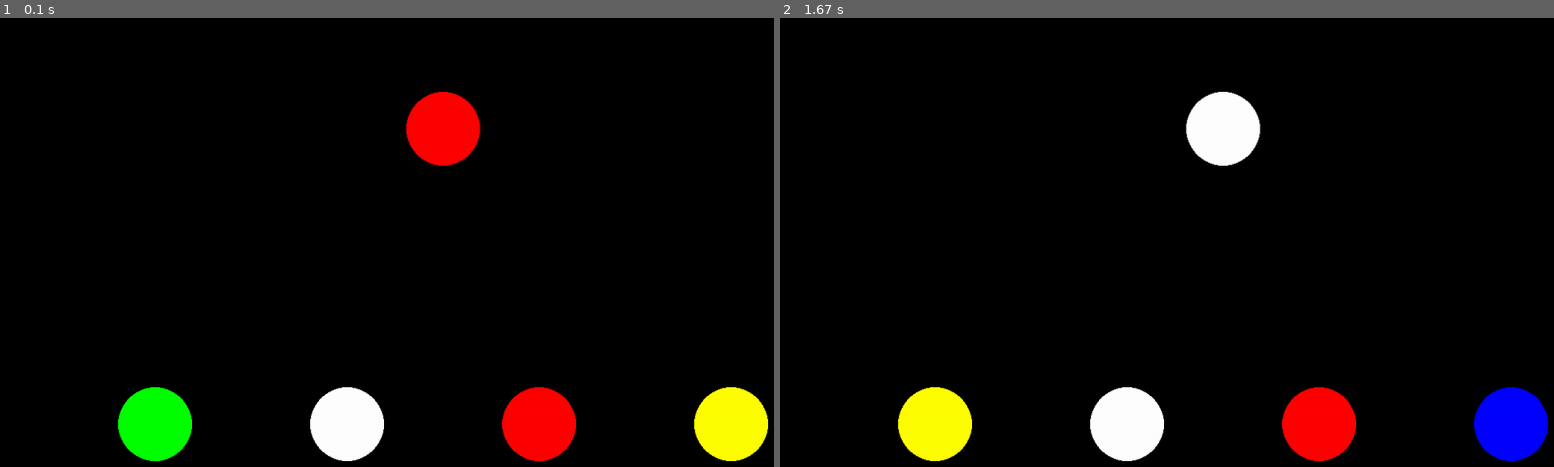
Above: before the commit, frames 1-2 (left to right).
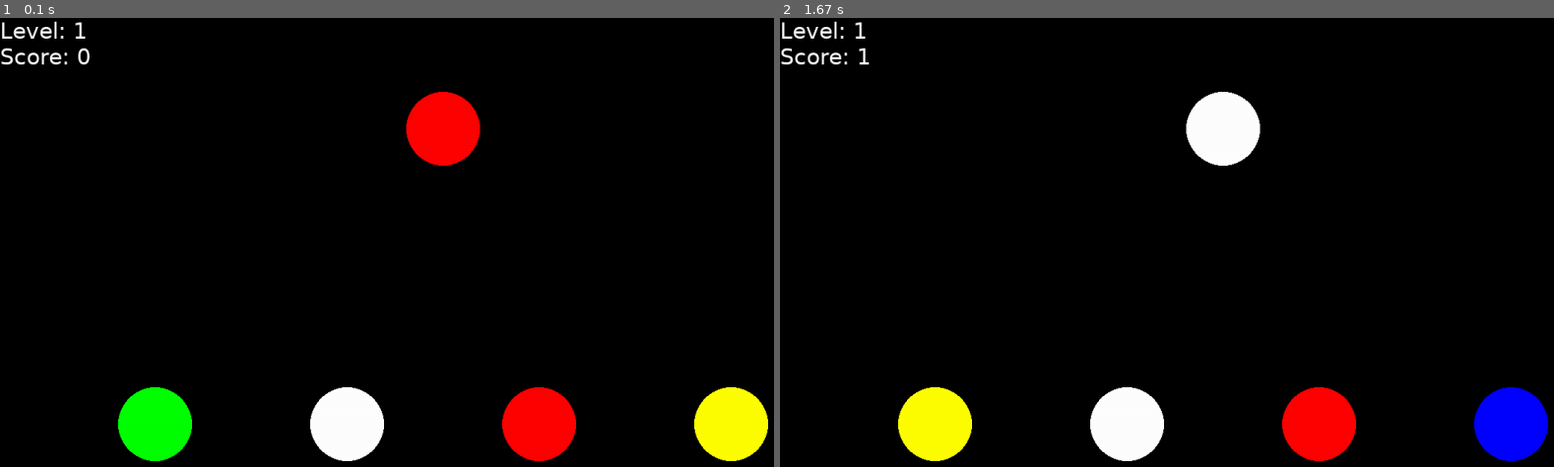
Above: after the commit, the same moments.

Repository: ihouwat/pygame-learning
Game: pygame game, started from 005_same_again/main.py
Same seed, same stepped clock (60 frames per second), same inputs: the game is played once before the commit and once after it.
Inputs (mouse positions are in pixels of both pictures, inside the frame that each line leads up to):
- Up to frame 1 (0.1 s): no input
- Up to frame 2 (1.67 s): click (1321, 422) at 0.38 s

The runs differ from the first frame. In frame 1, 0.3% of the frame differs, in the area x 0-12%, y 0-11%; in frame 2, 0.3%.

Commit message:
add status bar, add items and items_to_match property to Puzzle class

Diff:
--- a/005_same_again/config/prepare.py
+++ b/005_same_again/config/prepare.py
@@ -1,5 +1,4 @@
 import pygame
-
 from engine.event_handler import EventListener
 from engine.renderer import Renderer
 from game import Game
@@ -14,6 +13,7 @@
     SingleItemTypePuzzle,
     SpokenWordPuzzle,
 )
+from game_objects.entities.status_bar import StatusBar
 
 # initialize game
 pygame.init()
@@ -30,6 +30,11 @@
 ]
 
 # initialize levels, game, and, clock
+frames_per_sec = pygame.time.Clock()
 levels = [ Level(puzzle=puzzle, level_number=i+1, max_score=4) for i, puzzle in enumerate(puzzles) ]
-game = Game(renderer=Renderer(), levels=levels, event_listener=EventListener())
-frames_per_sec = pygame.time.Clock()
+game = Game(
+    renderer=Renderer(),
+    event_listener=EventListener(),
+    status_bar=StatusBar(rect=pygame.Rect(0, 0, 800, 50)),
+    levels=levels,
+    )
--- a/005_same_again/config/settings.py
+++ b/005_same_again/config/settings.py
@@ -22,3 +22,8 @@
 
 # Frames per second
 FPS = 30
+
+# Fonts
+FONT_NAME = "Verdana"
+FONT_REGULAR = 60
+FONT_SMALL = 30
--- a/005_same_again/engine/renderer.py
+++ b/005_same_again/engine/renderer.py
@@ -1,6 +1,9 @@
 import pygame
+from config.settings import SCREEN_HEIGHT, SCREEN_WIDTH
+from game_objects.entities.level import Level
+from game_objects.entities.status_bar import StatusBar
 from pygame.sprite import Group, Sprite
-from config.settings import SCREEN_WIDTH, SCREEN_HEIGHT
+
 
 class Renderer:
   """ Handles the rendering of the game."""
@@ -8,10 +11,11 @@
     self.display_surface = pygame.display.set_mode((SCREEN_WIDTH, SCREEN_HEIGHT))
     pygame.display.set_caption("Same Again")
 
-  def update_screen(self, items: Group, target_match: Sprite) -> None:
+  def draw(self, level: Level, status_bar: StatusBar) -> None:
     """ Updates the screen with a new set of items and a target item."""
-    self.arrange_items(items)
-    self.render_screen(items, target_match)
+    self.arrange_items(level.puzzle.items)
+    self.draw_items(level.puzzle.items, level.puzzle.item_to_match)
+    self.draw_status_bar(status_bar, level.score, level.level_number)
 
   def arrange_items(self, items: Group) -> None:
     """ Arranges a group of items on the screen. """
@@ -25,9 +29,14 @@
       item.update_rect(x, y)
       x += item.rect.width + spacing
 
-  def render_screen(self, items: Group, item_to_match: Sprite) -> None:
-    """ Renders the screen with a new set of items and a target item."""
+  def draw_items(self, items: Group, item_to_match: Sprite) -> None:
+    """ Renders the screen with a new set of items, a target item."""
     self.display_surface.fill((0, 0, 0))
     self.display_surface.blit(item_to_match.image, ((SCREEN_WIDTH / 2) - (item_to_match.rect.width / 2), 100))
     for sprite in items:
       self.display_surface.blit(sprite.image, (sprite.rect.x, sprite.rect.y))
+
+  def draw_status_bar(self, status_bar: StatusBar, score: int, level: int) -> None:
+    """ Renders the status bar."""
+    for surface, position in status_bar.update(score, level):
+      self.display_surface.blit(surface, position)
--- a/005_same_again/engine/sprite_handler.py
+++ b/005_same_again/engine/sprite_handler.py
@@ -1,7 +1,7 @@
 import random
 
 import pygame
-from config.types import SpriteOption, ItemConfig
+from config.types import ItemConfig, SpriteOption
 from funcs import load_pygame_image
 from game_objects.entities.item import Item
 from pygame.sprite import Group, Sprite
--- a/005_same_again/game.py
+++ b/005_same_again/game.py
@@ -6,32 +6,34 @@
 from engine.event_handler import EventListener
 from engine.renderer import Renderer
 from engine.sprite_handler import SpriteHandler
-from game_objects.entities.item import Item
 from game_objects.entities.level import Level
 from game_objects.entities.puzzles import Puzzle
+from game_objects.entities.status_bar import StatusBar
 from pygame.sprite import Group, Sprite
 
 
 class Game:
   """ Represents a game of Same Again."""
 
-  def __init__(self, renderer: Renderer, levels: list[Puzzle], event_listener: EventListener):
+  def __init__(self, renderer: Renderer, event_listener: EventListener, status_bar: StatusBar, levels: list[Puzzle]):
+    self.renderer: Renderer = renderer
+    self.event_listener: EventListener = event_listener
+    self.status_bar: StatusBar = status_bar
     self.levels: list[Puzzle] = levels
     self.current_level: Level = self.levels[0]
-    self.items: Group = pygame.sprite.Group()
-    self.item_to_match: Item = pygame.sprite.Sprite()
-    self.renderer: Renderer = renderer
-    self.event_listener: EventListener = event_listener
 
-    self.create_puzzle()
+    self.render_new_puzzle()
 
   def run(self, events: list[pygame.event.Event]) -> None:
     """ Primary method that runs the game."""
     action = self.event_listener.process_events(events)
+    items = self.current_level.puzzle.items
+    item_to_match = self.current_level.puzzle.item_to_match
+
     if action == GameAction.QUIT:
       self.quit()
     if action == GameAction.OBJECT_SELECTED:
-      if(self.match_detected(self.items, self.item_to_match, pygame.mouse.get_pos())):
+      if(self.match_detected(items, item_to_match, pygame.mouse.get_pos())):
         self.process_point_gain()
 
   def match_detected(self, items: Group, item_to_match: Sprite, coordinates) -> bool:
@@ -61,7 +63,7 @@
       else:
         self.level_up()
     else:
-      self.create_puzzle()
+      self.start_new_turn()
 
   def completed_all_levels(self):
     """ Returns True if all levels have been completed, False otherwise."""
@@ -71,19 +73,23 @@
     """ Levels up the game."""
     print('level up')
     # level_number is 1 based, so just pass it in to get the right level from the list
+    self.start_new_turn()
     self.current_level = self.levels[self.current_level.level_number]
-    self.create_puzzle()
 
-  def create_puzzle(self) -> None:
-    """ Creates a new puzzle and resets screen."""
+  def start_new_turn(self) -> None:
+    """ Resets screen and creates a new puzzle."""
     self.reset_sprites()
-    self.item_to_match, self.items = self.current_level.puzzle.generate()
-    self.renderer.update_screen(self.items, self.item_to_match)
+    self.render_new_puzzle()
 
   def reset_sprites(self) -> None:
     """ Remove all sprites."""
-    SpriteHandler.kill_sprite(self.item_to_match)
-    SpriteHandler.kill_sprite_group(self.items)
+    SpriteHandler.kill_sprite(self.current_level.puzzle.item_to_match)
+    SpriteHandler.kill_sprite_group(self.current_level.puzzle.items)
+
+  def render_new_puzzle(self) -> None:
+    """ Renders a new puzzle."""
+    self.current_level.puzzle.generate()
+    self.renderer.draw(self.current_level, self.status_bar)
 
   def quit(self):
     """ Quits game and exits program. """
--- a/005_same_again/game_objects/entities/level.py
+++ b/005_same_again/game_objects/entities/level.py
@@ -19,11 +19,6 @@
   level_number: int
   score: int = 0
 
-  def reset_sprites(self) -> None:
-    """ Generate new sprites based on puzzle."""
-    return self.puzzle.generate()
-
-
   def increment_score(self, points: int) -> int:
     """ Increments the score by a given number of points."""
     self.score = self.score + points
--- a/005_same_again/game_objects/entities/puzzles.py
+++ b/005_same_again/game_objects/entities/puzzles.py
@@ -30,7 +30,7 @@
     """
 
   @classmethod
-  def items(self) -> dict[ItemCategory, ItemConfig]:
+  def item_catalog(self) -> dict[ItemCategory, ItemConfig]:
     return game_items
 
   @property
@@ -55,9 +55,9 @@
 
   def generate(self) -> Tuple[Sprite, Group]:
     """ Generates a new puzzle."""
-    new_group = SpriteHandler.create_sprite_group(max_number=self.max_number_of_items, items=self.puzzle_options, option=self.option)
-    item_to_match = SpriteHandler.pick_item_to_match(new_group)
-    return item_to_match, new_group
+    self.items = SpriteHandler.create_sprite_group(max_number=self.max_number_of_items, items=self.puzzle_options, option=self.option)
+    self.item_to_match = SpriteHandler.pick_item_to_match(self.items)
+    return self.item_to_match, self.items
 
 
 class ManyItemTypesPuzzle(Puzzle):
@@ -77,7 +77,7 @@
 
 	@property
 	def puzzle_options(self) -> list[ItemConfig]:
-		return Puzzle.items()[ItemCategory.REAL_WORLD_OBJECTS]
+		return Puzzle.item_catalog()[ItemCategory.REAL_WORLD_OBJECTS]
 
 class GrayscaleItemPuzzle(Puzzle):
 	""" Puzzle implementation for matching grayscale images."""
@@ -96,7 +96,7 @@
 
 	@property
 	def puzzle_options(self) -> list[ItemConfig]:
-		return Puzzle.items()[ItemCategory.REAL_WORLD_OBJECTS]
+		return Puzzle.item_catalog()[ItemCategory.REAL_WORLD_OBJECTS]
 
 class SpokenWordPuzzle(Puzzle):
 	""" Puzzle implementation for matching spoken words."""
@@ -115,7 +115,7 @@
 
 	@property
 	def puzzle_options(self) -> list[ItemConfig]:
-		return Puzzle.items()[ItemCategory.REAL_WORLD_OBJECTS]
+		return Puzzle.item_catalog()[ItemCategory.REAL_WORLD_OBJECTS]
 
 class ColoredShapesPuzzle(Puzzle):
 	""" Puzzle implementation for matching basic shapes with different colors."""
@@ -134,7 +134,7 @@
 
 	@property
 	def puzzle_options(self) -> list[ItemConfig]:
-		return Puzzle.items()[ItemCategory.SHAPES]
+		return Puzzle.item_catalog()[ItemCategory.SHAPES]
 
 class ColorPuzzle(Puzzle):
 	""" Puzzle implementation for matching shapes."""
@@ -154,7 +154,7 @@
 	@property
 	def puzzle_options(self) -> list[ItemConfig]:
 		random_shape = random.choice(list(Shape))
-		return [x for x in Puzzle.items()[ItemCategory.SHAPES] if x.text_identifier == random_shape.value]
+		return [x for x in Puzzle.item_catalog()[ItemCategory.SHAPES] if x.text_identifier == random_shape.value]
 
 class ShapePuzzle(Puzzle):
 	""" Puzzle implementation for matching shapes."""
@@ -174,7 +174,7 @@
 	@property
 	def puzzle_options(self) -> list[ItemConfig]:
 		color = random.choice(list(Color))
-		return  [x for x in Puzzle.items()[ItemCategory.SHAPES] if x.color == color.value]
+		return  [x for x in Puzzle.item_catalog()[ItemCategory.SHAPES] if x.color == color.value]
 
 class SingleItemTypePuzzle(Puzzle):
 	""" Puzzle implementation for matching a single type of item."""
@@ -194,4 +194,4 @@
 	@property
 	def puzzle_options(self) -> list[ItemConfig]:
 		type = random.choice([type for type in list(RealWorldObjectCategory)])
-		return  [x for x in Puzzle.items()[ItemCategory.REAL_WORLD_OBJECTS] if x.type == type]
+		return  [x for x in Puzzle.item_catalog()[ItemCategory.REAL_WORLD_OBJECTS] if x.type == type]
--- /dev/null
+++ b/005_same_again/game_objects/entities/status_bar.py
@@ -0,0 +1,22 @@
+
+from typing import Tuple
+
+import pygame
+from config.settings import FONT_NAME, FONT_SMALL
+from config.types import Color
+
+
+class StatusBar:
+	""" A status bar that displays the score and level."""
+	def __init__(self, rect: pygame.Rect):
+		self.rect: pygame.Rect = rect
+		font = pygame.font.match_font(FONT_NAME,)
+		self.font = pygame.font.Font(font, FONT_SMALL)
+		self.text_color = pygame.Color(Color.WHITE.value)
+		self.background_color = pygame.Color('black')
+
+	def update(self, score: int, level: int) -> list[Tuple[pygame.Surface, Tuple[int, int]]]:
+		""" Updates the score and level and returns the content of the status bar."""
+		level_surface = self.font.render(f'Level: {level}', True, self.text_color, self.background_color)
+		score_surface = self.font.render(f'Score: {score}', True, self.text_color, self.background_color)
+		return [(level_surface, (0, 0)), (score_surface, (0, level_surface.get_height()))]
Not shown, changed: 005_same_again/scratchpad.md
